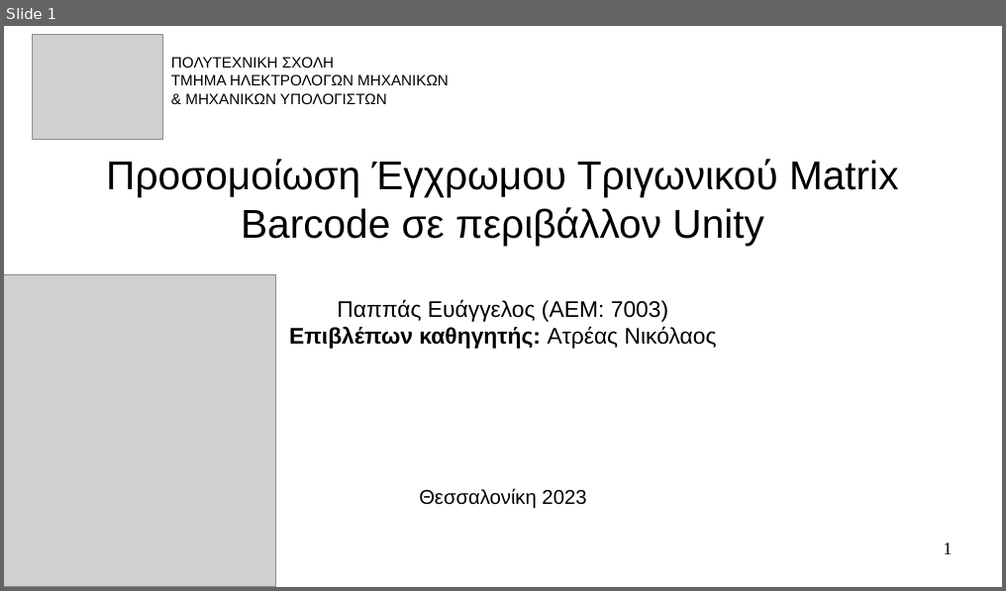
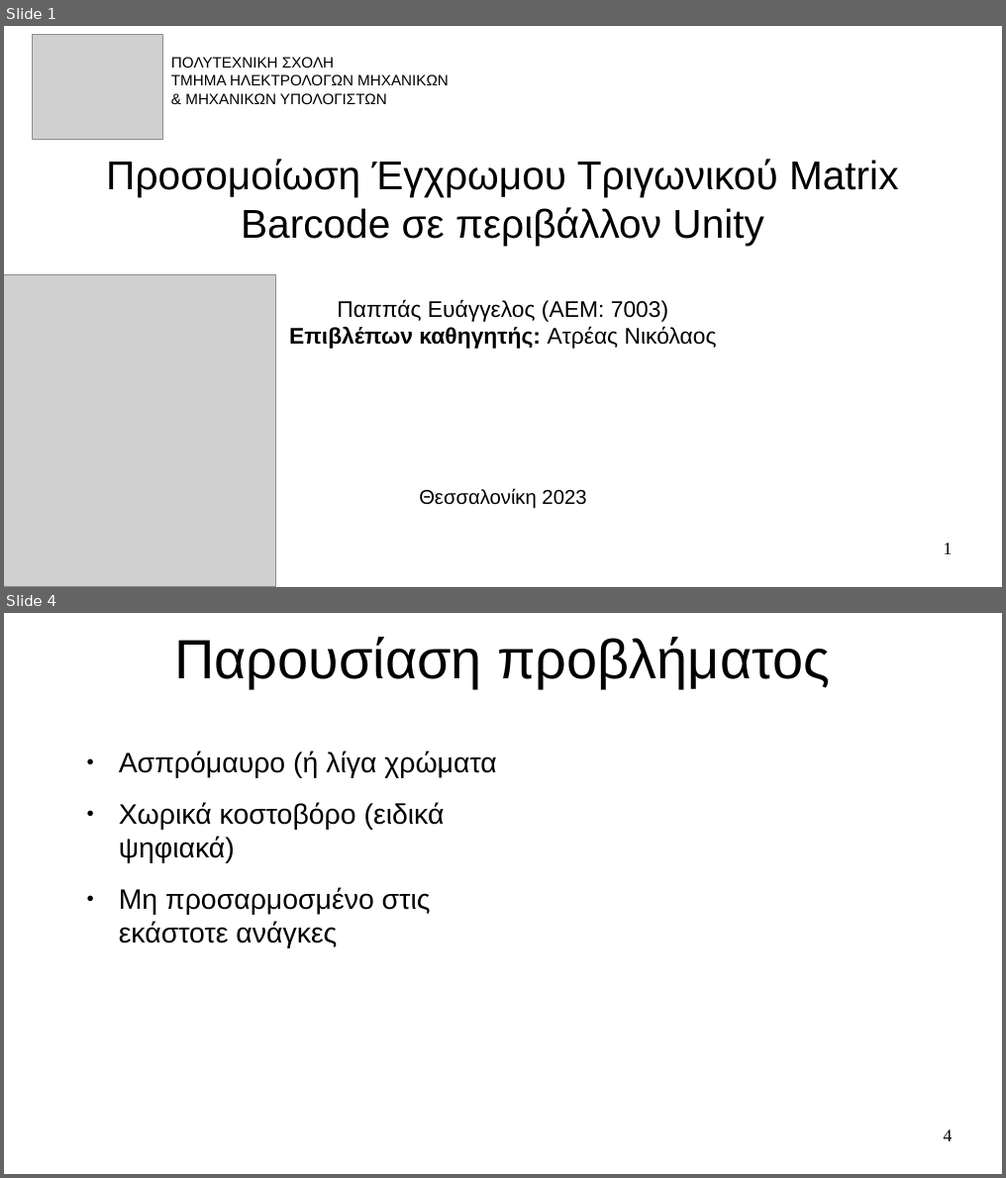
Before and after one commit to pevanget/Trigonix, a slide deck: Trigonix/Documentation/Παρουσίαση.odp. Shown one above the other, each under a label of ours: slide 1 before the commit, slides 1 and 4 after it; the slides between them are not shown. The pictures are 1006x591 and 1006x1178 pixels, drawn with LibreOffice and Linux fonts; fonts in the diff are those of the drawing; grey boxes stand for pictures. Boxes give left, top, right and bottom in pixels: in the first picture for what was removed or moved away, otherwise in the second. Text is boxed around its words. In the diff, an @@ line names an element or a change of style, - is before the commit and + after.

```diff
--- a/Trigonix/Documentation/Παρουσίαση.odp
+++ b/Trigonix/Documentation/Παρουσίαση.odp
@@ slide 4 added at box(4, 613, 1002, 1174), background #FFFFFF @@
@@ title added at box(174, 637, 830, 688), 44 pt, text #000000 @@
+Παρουσίαση προβλήματος
@@ text added at box(119, 751, 496, 949), 22.4 pt, text #000000 @@
+● Ασπρόμαυρο (ή λίγα χρώματα
+● Χωρικά κοστοβόρο (ειδικά ψηφιακά)
+● Μη προσαρμοσμένο στις εκάστοτε ανάγκες
@@ page number added at box(944, 1130, 952, 1142), 14 pt, text #000000 @@
+4
```
Also in this commit, not shown: 2 slides changed, 6 other slides added, 2 slides removed, 4 other files.
